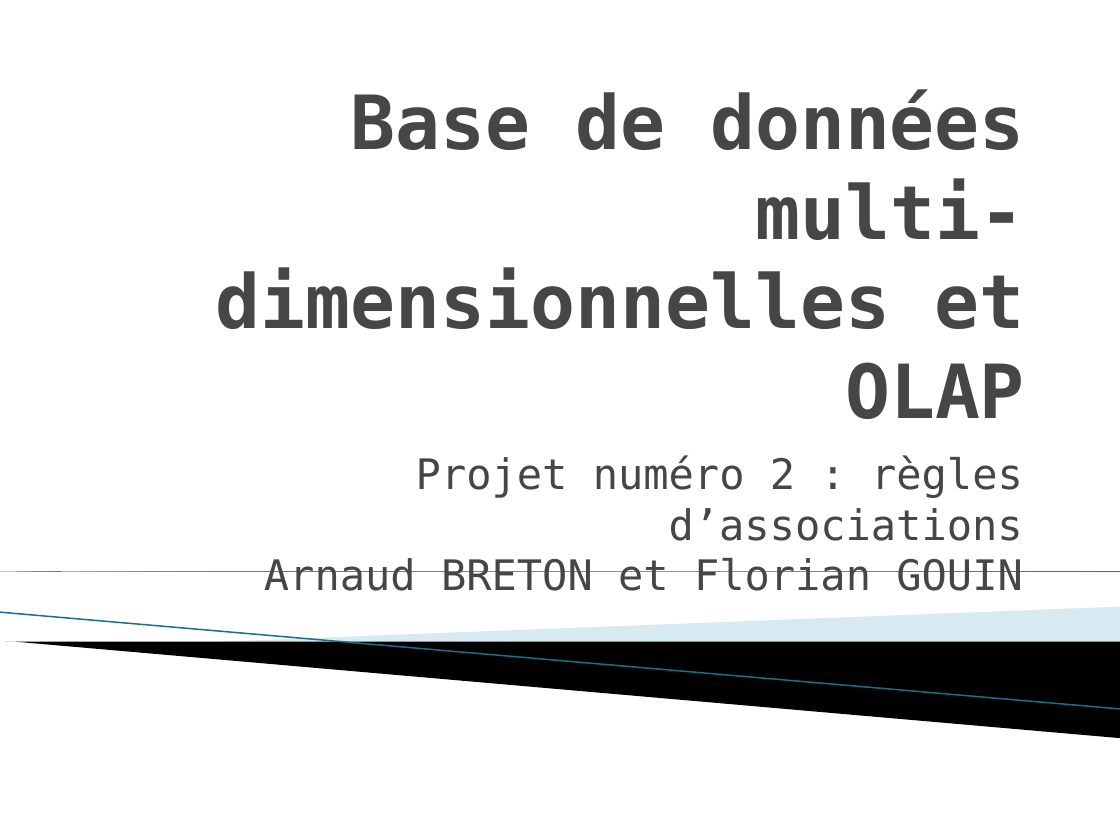
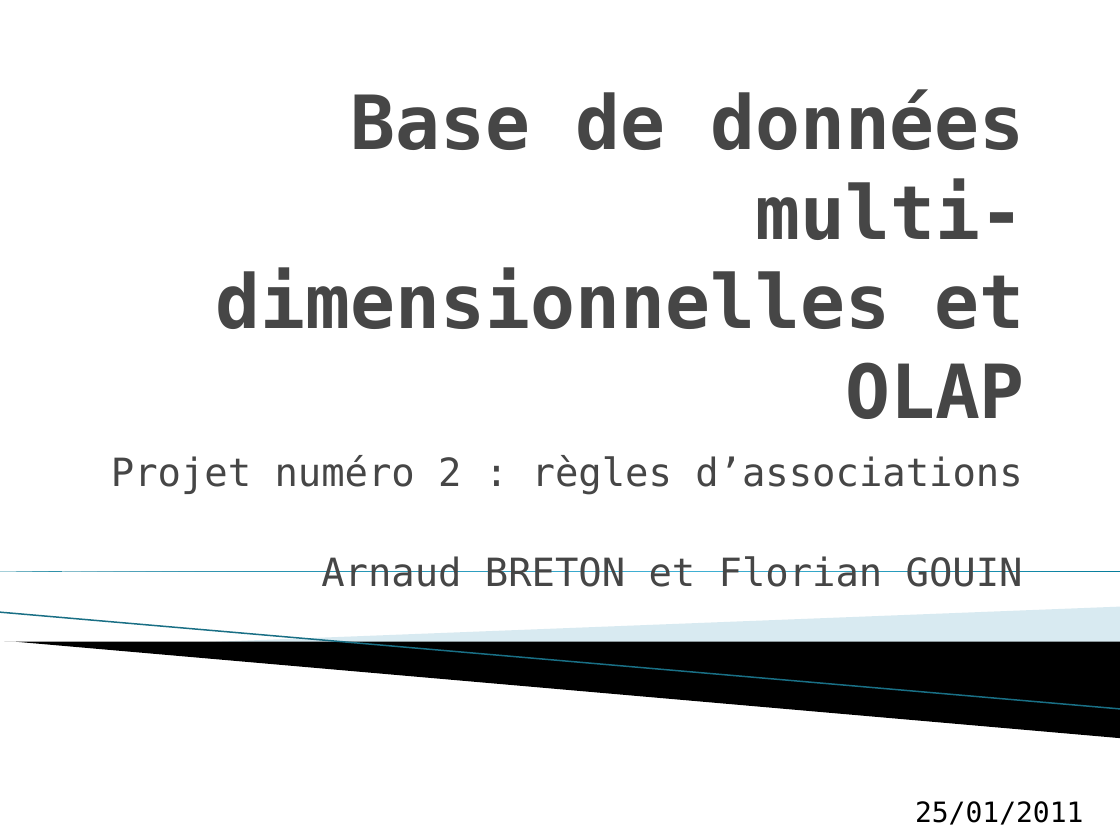
Before and after one commit to arnaudbreton/projet-sgbd, a slide deck: slide 1 of Projet OLAP/ressources/Base de données multi-dimensionnelles et OLAP - Projet Numéro 2 - Présentation.pptx. Drawn at 1120x840 pixels with LibreOffice and Linux fonts; fonts in the diff are those of the drawing; background and template pictures are left out. Boxes give left, top, right and bottom in pixels: in the first picture for what was removed or moved away, otherwise in the second. Text is boxed around its words. In the diff, an @@ line names an element or a change of style, - is before the commit and + after.

```diff
--- a/Projet OLAP/ressources/Base de données multi-dimensionnelles et OLAP - Projet Numéro 2 - Présentation.pptx
+++ b/Projet OLAP/ressources/Base de données multi-dimensionnelles et OLAP - Projet Numéro 2 - Présentation.pptx
@@ subtitle at box(111, 455, 1023, 587): text changed; size 27 to 25 pt @@
-Projet numéro 2 : règles d’associations
-Arnaud BRETON et Florian GOUIN
+Projet numéro 2 : règles d’associations
+Arnaud BRETON et Florian GOUIN
@@ text added at box(915, 801, 1084, 825), 18 pt, text #000000 @@
+25/01/2011
```
Also in this commit, not shown: 7 other slides changed, 1 slide added, 1 slide removed, 3 other files.
